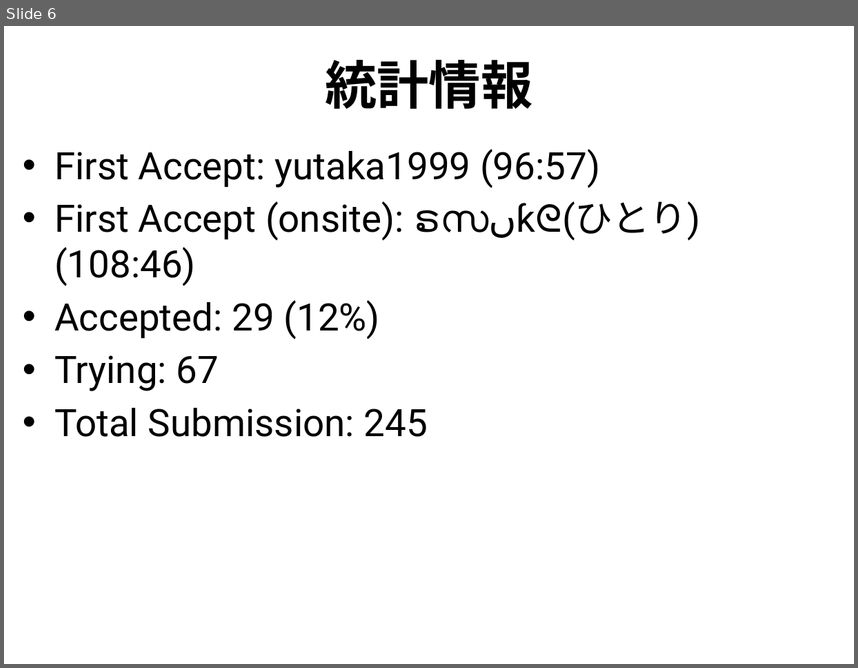
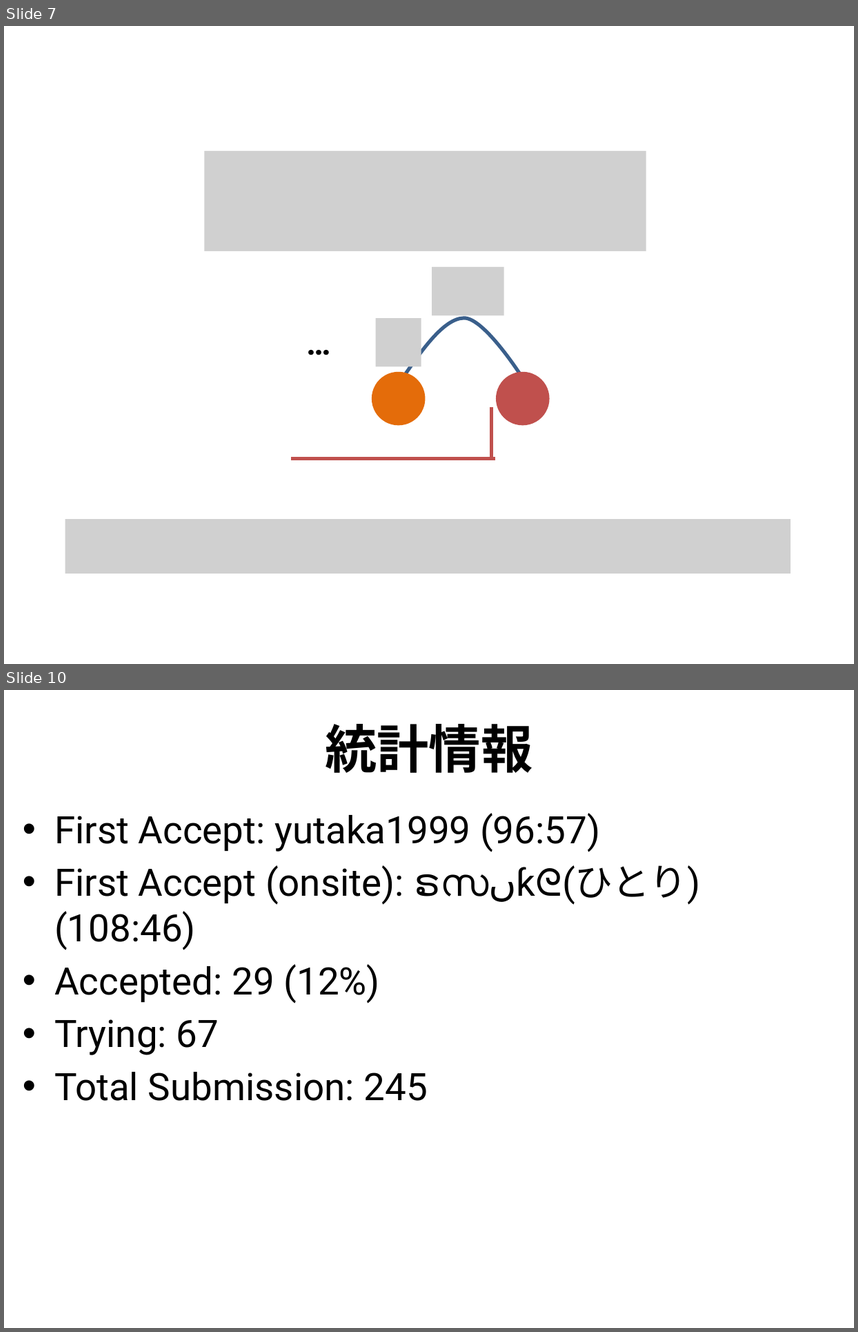
Before and after one commit to utpcjp/utpcjp.github.com, a slide deck: 2013/slides/G.pptx. Shown one above the other, each under a label of ours: slide 6 before the commit, slides 7 and 10 after it; the slides between them are not shown. The pictures are 858x668 and 858x1332 pixels, drawn with LibreOffice and Linux fonts; fonts in the diff are those of the drawing; grey boxes stand for pictures. Boxes give left, top, right and bottom in pixels: in the first picture for what was removed or moved away, otherwise in the second. Text is boxed around its words. In the diff, an @@ line names an element or a change of style, - is before the commit and + after.

```diff
--- a/2013/slides/G.pptx
+++ b/2013/slides/G.pptx
@@ slide 7 added at (x1=4, y1=26, x2=854, y2=664), background #FFFFFF @@
@@ picture added at (x1=205, y1=151, x2=646, y2=251) @@
@@ picture added at (x1=432, y1=267, x2=504, y2=315) @@
@@ text added at (x1=298, y1=318, x2=345, y2=366), 28 pt, text #000000, bold @@
+…
@@ picture added at (x1=375, y1=318, x2=421, y2=366) @@
@@ freeform shape added at (x1=400, y1=318, x2=524, y2=381), outline #3A5F8C 3 pt @@
@@ ellipse added at (x1=372, y1=371, x2=426, y2=425), fill #E46C0A @@
@@ ellipse added at (x1=496, y1=371, x2=550, y2=425), fill #C0504D @@
@@ line added from (492, 407) to (492, 459), #C0504D 3 pt @@
@@ line added from (291, 459) to (495, 459), #C0504D 3 pt @@
@@ picture added at (x1=65, y1=519, x2=791, y2=573) @@
@@ what was slide 6 is now slide 10 @@
```
Also in this commit, not shown: 4 slides changed, 4 other slides added, 1 slide removed, 6 other files.
